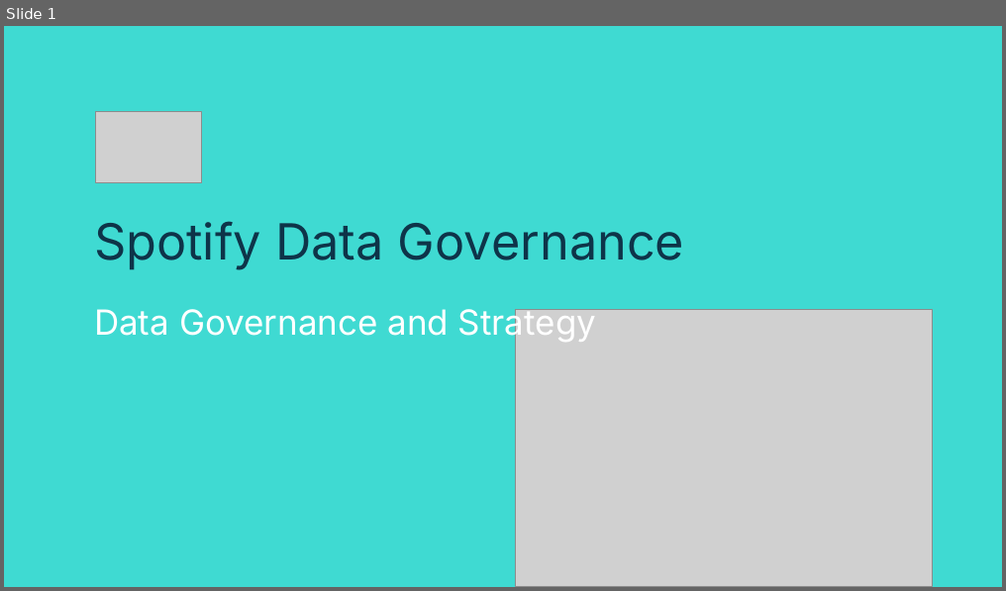
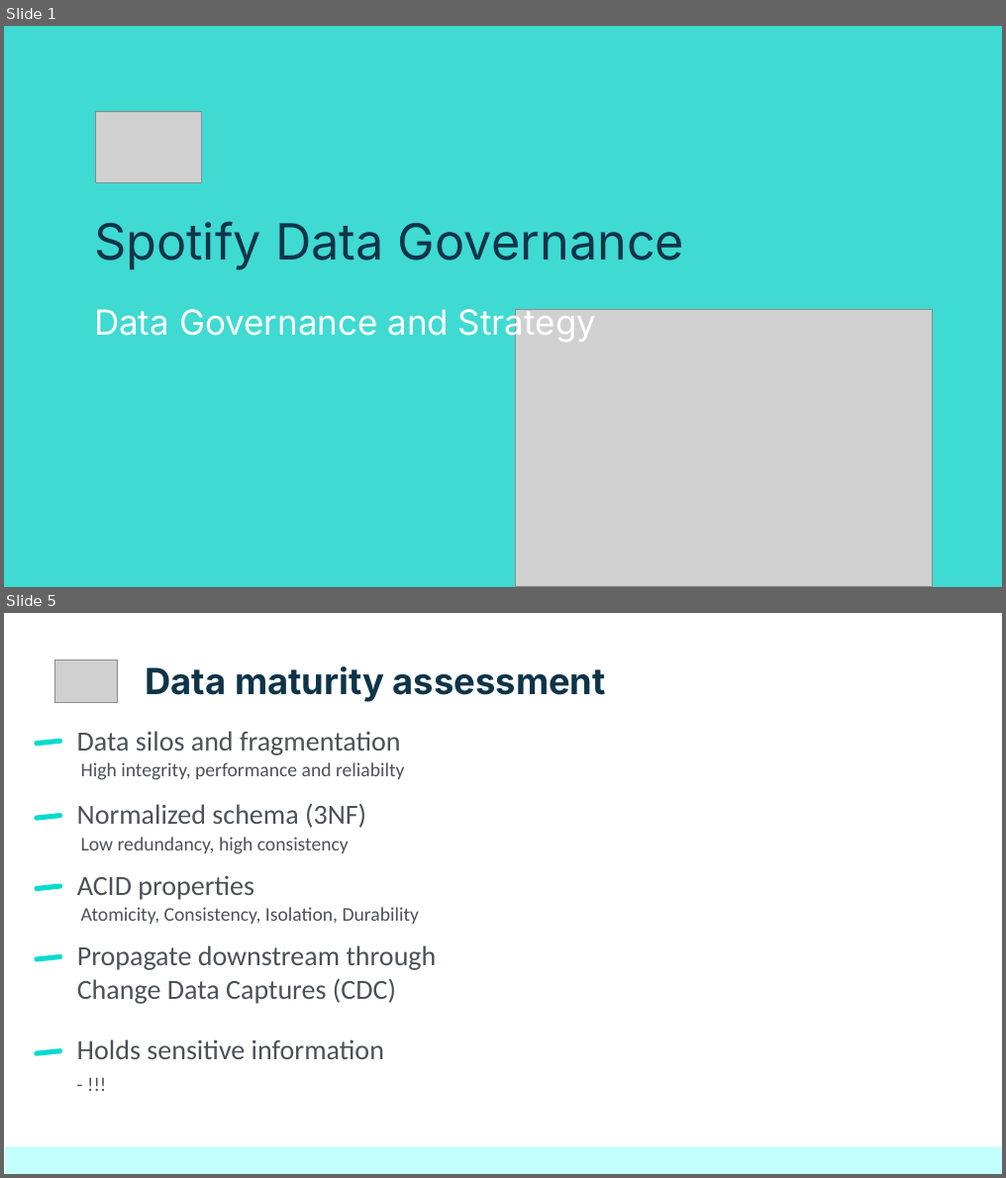
Before and after one commit to netesf13d/jedha-projects, a slide deck: 2-01-Spotify_Data_Governance/presentation/Presentation - 2-01 - Spotify Data Governance.odp. Shown one above the other, each under a label of ours: slide 1 before the commit, slides 1 and 5 after it; the slides between them are not shown. The pictures are 1006x591 and 1006x1178 pixels, drawn with LibreOffice and Linux fonts; fonts in the diff are those of the drawing; grey boxes stand for pictures. Boxes give left, top, right and bottom in pixels: in the first picture for what was removed or moved away, otherwise in the second. Text is boxed around its words. In the diff, an @@ line names an element or a change of style, - is before the commit and + after.

```diff
--- a/2-01-Spotify_Data_Governance/presentation/Presentation - 2-01 - Spotify Data Governance.odp
+++ b/2-01-Spotify_Data_Governance/presentation/Presentation - 2-01 - Spotify Data Governance.odp
@@ slide 5 added at bbox=[4, 613, 1002, 1174], background #FFFFFF @@
@@ picture added at bbox=[54, 660, 118, 702] @@
@@ title added at bbox=[145, 666, 606, 702], 26 pt, text #0E3449, bold @@
+Data maturity assessment
@@ title added at bbox=[77, 731, 401, 756], 20 pt, text #4B5258 @@
+Data silos and fragmentation
@@ rounded rectangle added at bbox=[34, 739, 63, 747], fill #00DBD0 @@
@@ title added at bbox=[81, 762, 404, 780], 14 pt, text #4B5258 @@
+High integrity, performance and reliabilty
@@ rounded rectangle added at bbox=[34, 813, 63, 821], fill #00DBD0 @@
@@ title added at bbox=[77, 804, 366, 828], 20 pt, text #4B5258 @@
+Normalized schema (3NF)
@@ title added at bbox=[81, 837, 349, 855], 14 pt, text #4B5258 @@
+Low redundancy, high consistency
@@ title added at bbox=[77, 875, 254, 900], 20 pt, text #4B5258 @@
+ACID properties
@@ rounded rectangle added at bbox=[34, 884, 63, 892], fill #00DBD0 @@
@@ title added at bbox=[81, 907, 419, 924], 14 pt, text #4B5258 @@
+Atomicity, Consistency, Isolation, Durability
@@ rounded rectangle added at bbox=[34, 954, 63, 961], fill #00DBD0 @@
@@ title added at bbox=[77, 946, 437, 1004], 20 pt, text #4B5258 @@
+Propagate downstream through Change Data Captures (CDC)
@@ rounded rectangle added at bbox=[34, 1049, 63, 1057], fill #00DBD0 @@
@@ title added at bbox=[77, 1040, 384, 1059], 20 pt, text #4B5258 @@
+Holds sensitive information
@@ title added at bbox=[67, 1063, 340, 1117], 14 pt, text #4B5258 @@
+- !!!
@@ rectangle added at bbox=[5, 1147, 1002, 1173], fill #C3FFFC @@
```
Also in this commit, not shown: 15 other slides added, 6 slides removed, 6 other files.
